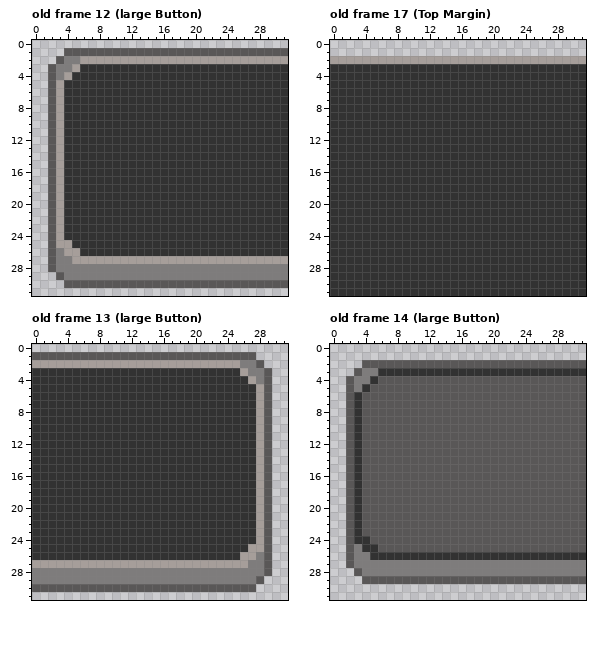
Pixel-art file: assets/ui/guiPlates.aseprite. This is how it looked before the edit.
32x32 pixels, 24 frames. Colours within 5 levels of each other are drawn and written as one. Shown: old frame 12 (large Button), old frame 17 (Top Margin), old frame 13 (large Button), old frame 14 (large Button). The commit also changed other frames, which this record leaves out.
After the commit:
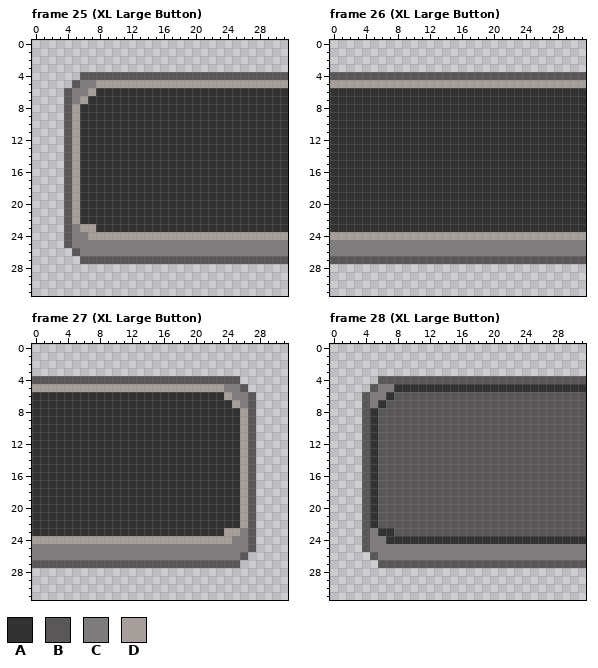
Palette (. is transparent): A #323232  B #595757  C #7e7c7c  D #a69e9a
A new or re-ordered frame is compared with the old frame closest to it.
The exact change:
frames 24 -> 36
Changed rows in their new state; - is an unchanged pixel.
Frame 25 (XL Large Button) is new; against old frame 12 (large Button):
first column x 2:
 1 --............................
 2 -.............................
 3 ..............................
 4 ....BBBBBBBBBBBBBBBBBBBBBBBBBB
 5 ...BCCDDDDDDDDDDDDDDDDDDDDDDDD
 6 ..BCCD------------------------
 7 ..BCD-------------------------
 8 ..BD--------------------------
 9 ..BD--------------------------
10 ..BD--------------------------
11 ..BD--------------------------
12 ..BD--------------------------
13 ..BD--------------------------
14 ..BD--------------------------
15 ..BD--------------------------
16 ..BD--------------------------
17 ..BD--------------------------
18 ..BD--------------------------
19 ..BD--------------------------
20 ..BD--------------------------
21 ..BD--------------------------
22 ..BD--------------------------
23 ..BCDD------------------------
24 ..BCCDDDDDDDDDDDDDDDDDDDDDDDDD
25 ..BCCCCCCCCCCCCCCCCCCCCCCCCCCC
26 ...BCCCCCCCCCCCCCCCCCCCCCCCCCC
27 ....BBBBBBBBBBBBBBBBBBBBBBBBBB
28 ..............................
29 -.............................
30 --............................
Frame 26 (XL Large Button) is new; against old frame 17 (Top Margin):
first column x 0:
 2 ................................
 3 ................................
 4 BBBBBBBBBBBBBBBBBBBBBBBBBBBBBBBB
 5 DDDDDDDDDDDDDDDDDDDDDDDDDDDDDDDD
first column x 0:
24 DDDDDDDDDDDDDDDDDDDDDDDDDDDDDDDD
25 CCCCCCCCCCCCCCCCCCCCCCCCCCCCCCCC
26 CCCCCCCCCCCCCCCCCCCCCCCCCCCCCCCC
27 BBBBBBBBBBBBBBBBBBBBBBBBBBBBBBBB
28 ................................
29 ................................
30 ................................
31 ................................
Frame 27 (XL Large Button) is new; against old frame 13 (large Button):
first column x 0:
 1 ............................--
 2 .............................-
 3 ..............................
 4 BBBBBBBBBBBBBBBBBBBBBBBBBB....
 5 DDDDDDDDDDDDDDDDDDDDDDDDCCB...
 6 ------------------------DCCB..
 7 -------------------------DCB..
 8 --------------------------DB..
 9 --------------------------DB..
10 --------------------------DB..
11 --------------------------DB..
12 --------------------------DB..
13 --------------------------DB..
14 --------------------------DB..
15 --------------------------DB..
16 --------------------------DB..
17 --------------------------DB..
18 --------------------------DB..
19 --------------------------DB..
20 --------------------------DB..
21 --------------------------DB..
22 --------------------------DB..
23 ------------------------DDCB..
24 DDDDDDDDDDDDDDDDDDDDDDDDDCCB..
25 CCCCCCCCCCCCCCCCCCCCCCCCCCCB..
26 CCCCCCCCCCCCCCCCCCCCCCCCCCB...
27 BBBBBBBBBBBBBBBBBBBBBBBBBB....
28 ..............................
29 .............................-
30 ............................--
Frame 28 (XL Large Button) is new; against old frame 14 (large Button):
first column x 2:
 2 --............................
 3 -.............................
 4 ....--------------------------
 5 ...-CCAAAAAAAAAAAAAAAAAAAAAAAA
 6 ..-CCA------------------------
 7 ..-CA-------------------------
 8 ..-A--------------------------
 9 ..-A--------------------------
10 ..-A--------------------------
11 ..-A--------------------------
12 ..-A--------------------------
13 ..-A--------------------------
14 ..-A--------------------------
15 ..-A--------------------------
16 ..-A--------------------------
17 ..-A--------------------------
18 ..-A--------------------------
19 ..-A--------------------------
20 ..-A--------------------------
21 ..-A--------------------------
22 ..-A--------------------------
23 ..-CAA------------------------
24 ..BCCAAAAAAAAAAAAAAAAAAAAAAAAA
25 ..BCCCCCCCCCCCCCCCCCCCCCCCCCCC
26 ...BCCCCCCCCCCCCCCCCCCCCCCCCCC
27 ....BBBBBBBBBBBBBBBBBBBBBBBBBB
28 -.............................
29 --............................
Boxes around the changes in both pictures, in picture pixels (x1, y1, x2, y2):
changed: (48, 48, 288, 288)
changed: (330, 56, 586, 88)
changed: (330, 232, 586, 296)
changed: (32, 352, 272, 592)
changed: (346, 360, 586, 584)
